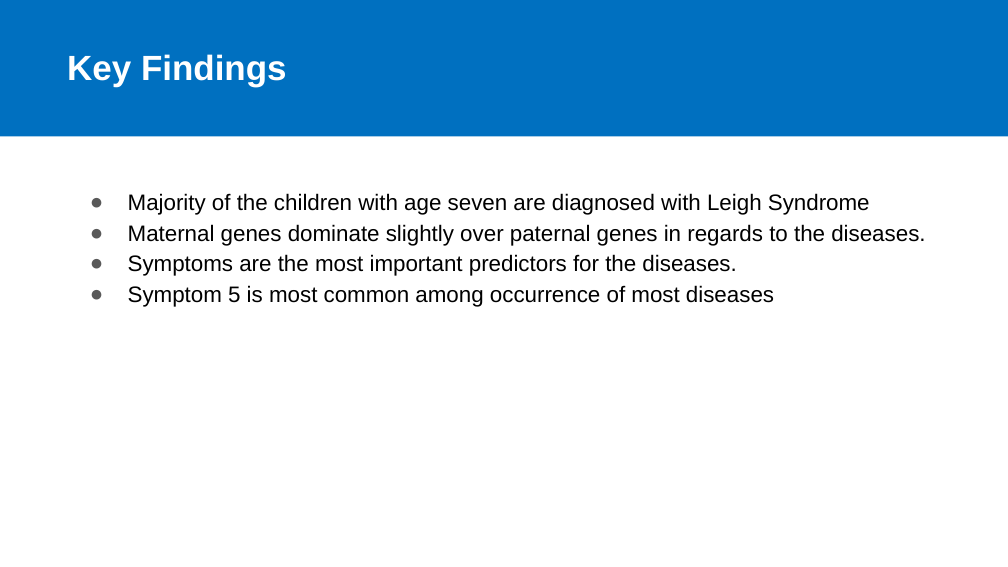
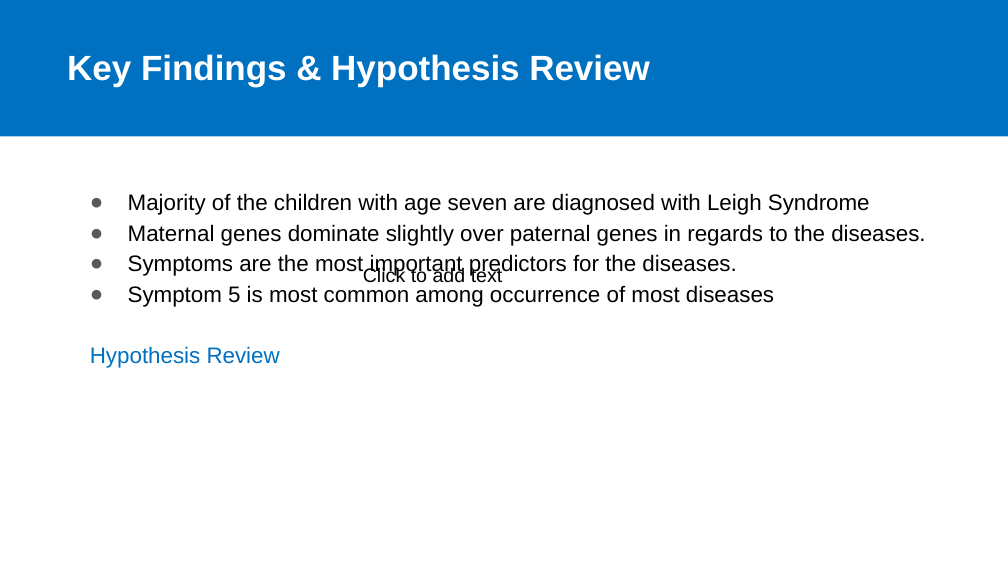
Before and after one commit to EmmaCOo/Prediction-of-the-Genetic-Disorders, a slide deck: slide 12 of docs/Executive_Summary-Team2.pptx. Drawn at 1008x567 pixels with LibreOffice and Linux fonts; fonts in the diff are those of the drawing. Boxes give left, top, right and bottom in pixels: in the first picture for what was removed or moved away, otherwise in the second. Text is boxed around its words. In the diff, an @@ line names an element or a change of style, - is before the commit and + after.

```diff
--- a/docs/Executive_Summary-Team2.pptx
+++ b/docs/Executive_Summary-Team2.pptx
@@ title at [67,54,649,87]: text changed @@
-Key Findings
+Key Findings & Hypothesis Review
@@ text added at [363,267,503,283], 14 pt, text #000000 @@
+Click to add text
@@ text at [90,346,280,368]: paragraph added @@
+Hypothesis Review
```
Also in this commit, not shown: 2 other slides changed, 4 other files.
